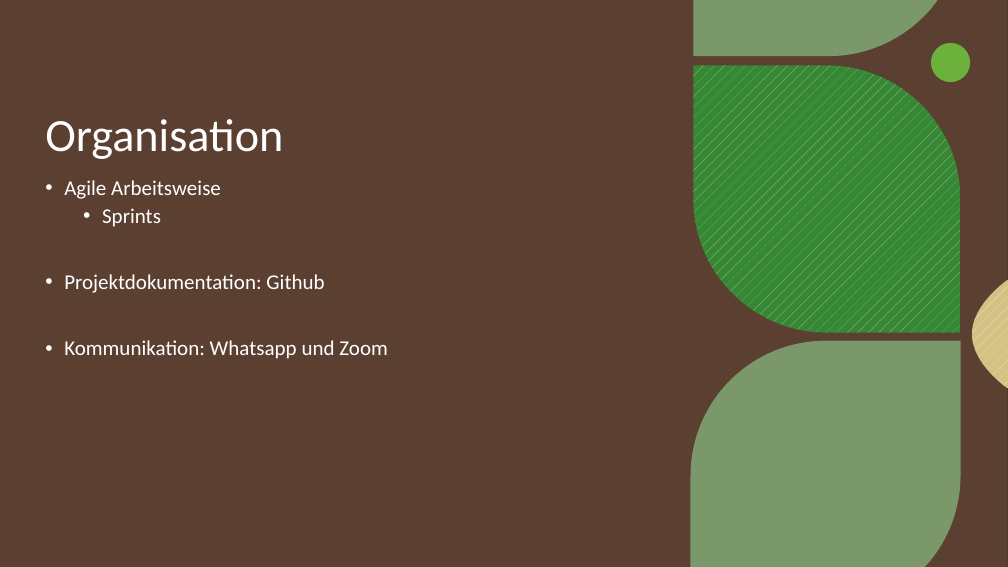
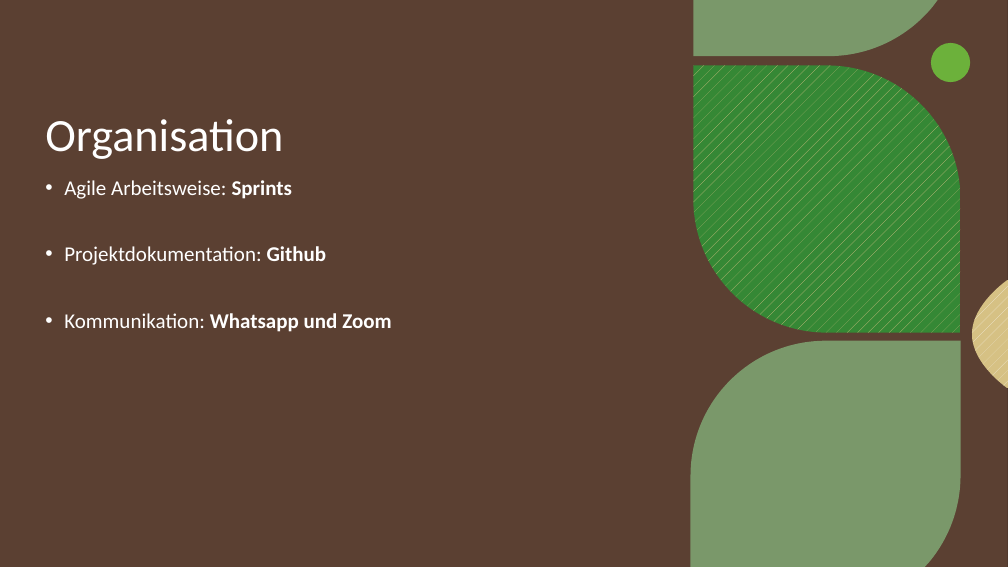
Before and after one commit to BeneSell/DIS18a-b-Group-4, a slide deck: slide 12 of presenting/pubmed_to_orkg_first_milestone.pptx. Drawn at 1008x567 pixels with LibreOffice and Linux fonts; fonts in the diff are those of the drawing; background and template pictures are left out. Boxes give left, top, right and bottom in pixels: in the first picture for what was removed or moved away, otherwise in the second. Text is boxed around its words. In the diff, an @@ line names an element or a change of style, - is before the commit and + after.

Commit message:
präsentation neuste version

```diff
--- a/presenting/pubmed_to_orkg_first_milestone.pptx
+++ b/presenting/pubmed_to_orkg_first_milestone.pptx
@@ text at (64, 180, 293, 199): text changed @@
-• Agile Arbeitsweise
-  • Sprints
+• Agile Arbeitsweise: Sprints
@@ text at (64, 246, 391, 332): bold on in "Github", "Whatsapp und Zoom" @@
```
